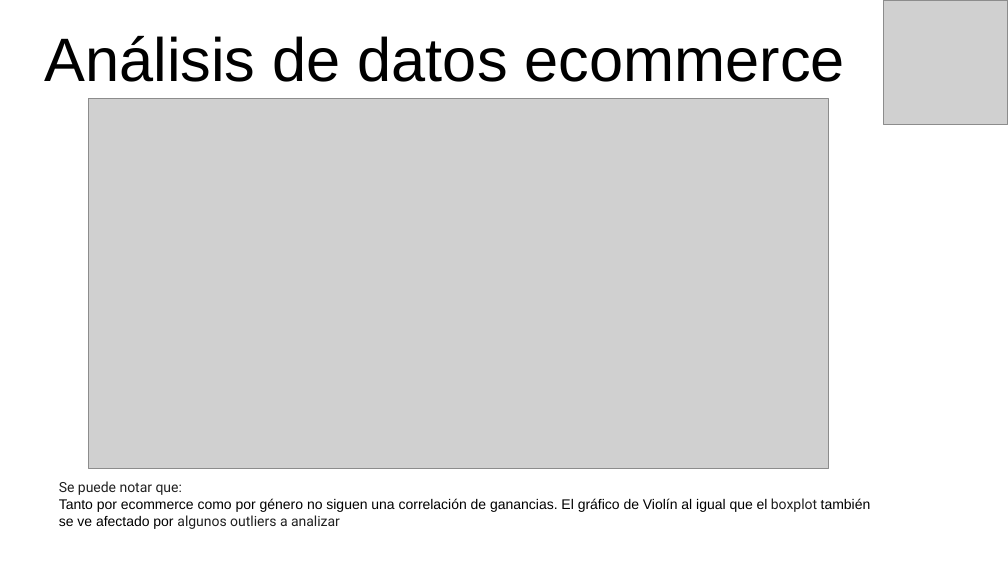
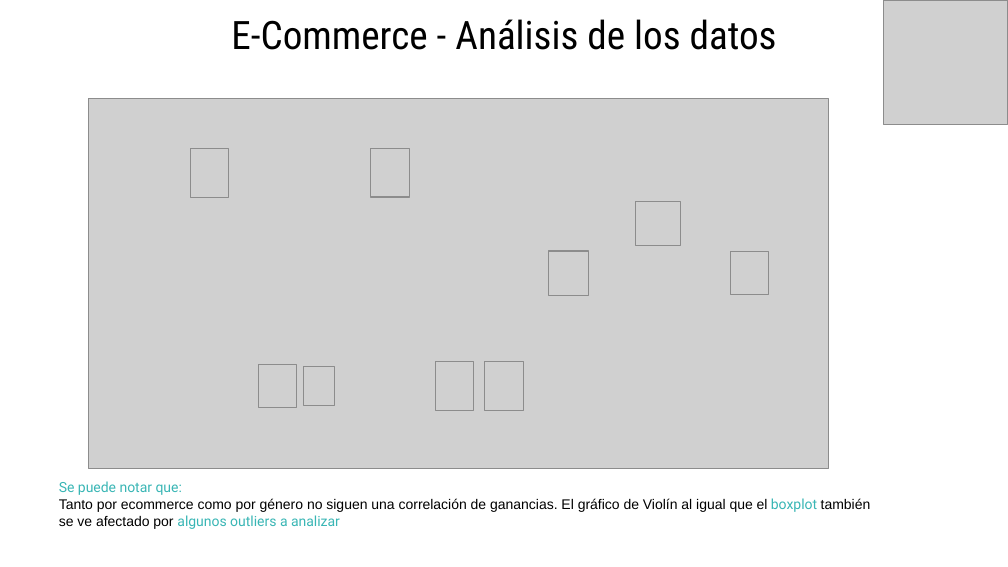
Before and after one commit to eliasguillermo/ds-ecommerce, a slide deck: slide 9 of PROYECTO FINAL - PRESENTANCION GERENCIAL.pptx (slide 7 before the commit). Drawn at 1008x567 pixels with LibreOffice and Linux fonts; fonts in the diff are those of the drawing; grey boxes stand for pictures. Boxes give left, top, right and bottom in pixels: in the first picture for what was removed or moved away, otherwise in the second. Text is boxed around its words. In the diff, an @@ line names an element or a change of style, - is before the commit and + after.

```diff
--- a/PROYECTO FINAL - PRESENTANCION GERENCIAL.pptx
+++ b/PROYECTO FINAL - PRESENTANCION GERENCIAL.pptx
@@ text "E-Commerce - Análisis de los ..." at [231,19,777,50]: vertical alignment bottom to top @@
@@ text at [231,19,777,50]: text changed; size 43.8 to 28 pt; font Arial to Roboto Condensed @@
-Análisis de datos ecommerce
+E-Commerce - Análisis de los datos
@@ picture added at [191,148,229,197] @@
@@ picture added at [371,149,409,198] @@
@@ picture added at [636,202,680,246] @@
@@ picture added at [548,251,589,295] @@
@@ picture added at [731,252,769,294] @@
@@ picture added at [258,365,296,407] @@
@@ picture added at [303,366,334,405] @@
@@ picture added at [435,362,474,410] @@
@@ picture added at [485,362,523,410] @@
@@ text "Se puede notar que:" at [59,481,871,529]: text colour #212121 to #39B6B5 in "Se puede notar que:", "boxplot algunos outliers a analizar" @@
```
Also in this commit, not shown: 11 other slides changed, 9 slides added, 10 slides removed.
